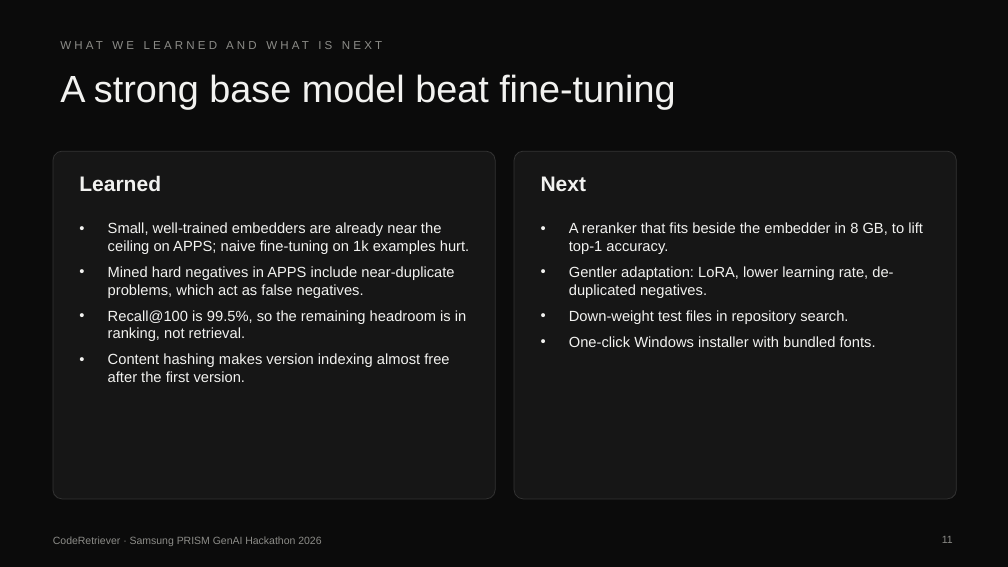
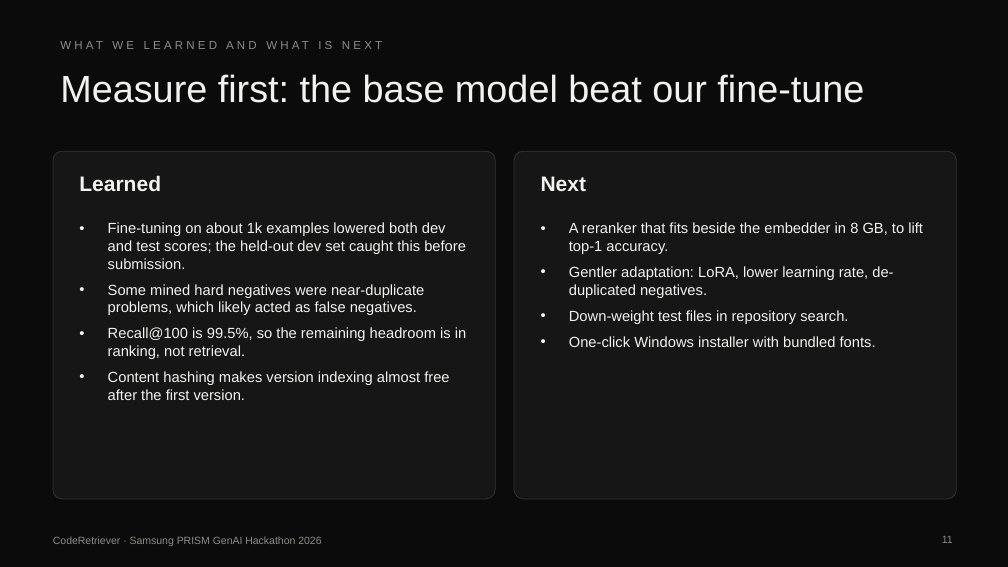
Before and after one commit to SOMASEKAR17/CodeRetriever, a slide deck: slide 11 of CodeRetriever_PRISM_2026.pptx. Drawn at 1008x567 pixels with LibreOffice and Linux fonts; fonts in the diff are those of the drawing. Boxes give left, top, right and bottom in pixels: in the first picture for what was removed or moved away, otherwise in the second. Text is boxed around its words. In the diff, an @@ line names an element or a change of style, - is before the commit and + after.

Commit message:
Reword fine-tuning takeaway in the presentation and README

```diff
--- a/CodeRetriever_PRISM_2026.pptx
+++ b/CodeRetriever_PRISM_2026.pptx
@@ title at (x1=60, y1=74, x2=864, y2=103): text changed @@
-A strong base model beat fine-tuning
+Measure first: the base model beat our fine-tune
@@ text at (x1=108, y1=222, x2=466, y2=315): text changed @@
-• Small, well-trained embedders are already near the ceiling on APPS; naive fine-tuning on 1k examples hurt.
-• Mined hard negatives in APPS include near-duplicate problems, which act as false negatives.
+• Fine-tuning on about 1k examples lowered both dev and test scores; the held-out dev set caught this before submission.
+• Some mined hard negatives were near-duplicate problems, which likely acted as false negatives.
```
Also in this commit, not shown: 1 other file.
